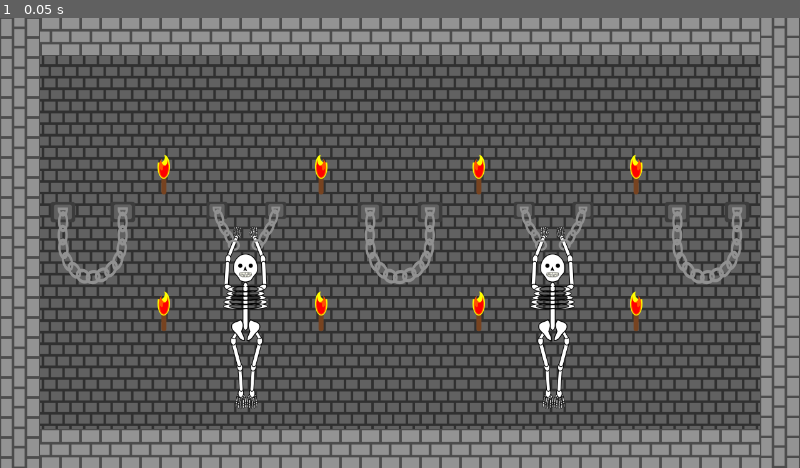
Above: before the commit, frame 1.
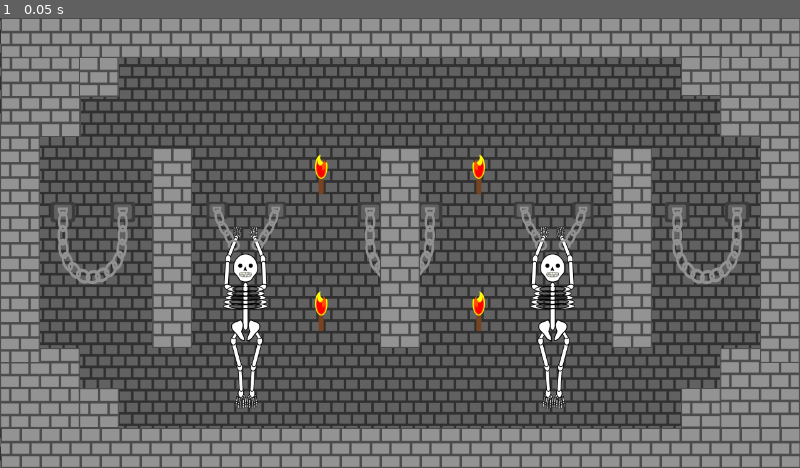
Above: after the commit, the same moment.

Repository: LeonMatthes/SkeleTurn
Game: Godot game, scene res://scenes/Levels/Level3.tscn
Two runs of this game, one before a commit and one after it. Both use one fixed random seed, a clock stepped at 60 frames per second and the inputs below. The project has no main scene, so this scene is started directly.
Inputs:
- Up to frame 1 (0.05 s): no input

The runs differ from the first frame. In frame 1, 17% of the frame differs, in the area x 0-100%, y 0-100%.

Commit message:
changed titlescreen and lv3

Diff:
--- a/scenes/Levels/Level2.tscn
+++ b/scenes/Levels/Level2.tscn
@@ -42,7 +42,7 @@
 [node name="ITSAHUGEWALL" parent="Physical" index="2" instance=ExtResource( 3 )]
 
 position = Vector2( 6.5675, 344.193 )
-_sections_unfolded = [ "Pickable", "Z Index" ]
+_sections_unfolded = [ "Collision", "Pickable", "Z Index" ]
 
 [node name="ITSAHUGEWALL3" parent="Physical" index="3" instance=ExtResource( 2 )]
 
--- a/scenes/Levels/Level3.tscn
+++ b/scenes/Levels/Level3.tscn
@@ -1,9 +1,10 @@
-[gd_scene load_steps=3 format=2]
+[gd_scene load_steps=4 format=2]
 
 [ext_resource path="res://graphics/background.png" type="Texture" id=1]
 [ext_resource path="res://scenes/Levels/Obstacles/Wall.tscn" type="PackedScene" id=2]
+[ext_resource path="res://scenes/Walls/HorizontalWall.tscn" type="PackedScene" id=3]
 
-[node name="Level1" type="Node2D"]
+[node name="Level1" type="Node2D" index="0"]
 
 [node name="Visual" type="Node" parent="." index="0"]
 
@@ -28,20 +29,77 @@
 
 [node name="Top" parent="Physical" index="0" instance=ExtResource( 2 )]
 
-position = Vector2( -0.21228, -2.95059 )
+_sections_unfolded = [ "Collision", "Pickable", "Transform" ]
 
 [node name="Bot" parent="Physical" index="1" instance=ExtResource( 2 )]
 
-position = Vector2( -0.361694, 657.828 )
-
-[node name="Left" parent="Physical" index="2" instance=ExtResource( 2 )]
-
-position = Vector2( 64, -2 )
-rotation = 1.5708
+position = Vector2( 0, 656 )
 _sections_unfolded = [ "Collision", "Pickable", "Transform" ]
 
-[node name="Right" parent="Physical" index="3" instance=ExtResource( 2 )]
+[node name="Wall" parent="Physical" index="2" instance=ExtResource( 3 )]
 
-position = Vector2( 1280, -3 )
-rotation = 1.5708
-_sections_unfolded = [ "Collision", "Pickable", "Transform" ]
+position = Vector2( 32, 560 )
+horizontalBlocks = 2
+verticalBlocks = 2
+
+[node name="Wall4" parent="Physical" index="3" instance=ExtResource( 3 )]
+
+position = Vector2( 1248, 624 )
+rotation = 3.14159
+horizontalBlocks = 2
+verticalBlocks = 2
+
+[node name="Wall2" parent="Physical" index="4" instance=ExtResource( 3 )]
+
+position = Vector2( 96.8789, 158.534 )
+rotation = 3.14159
+horizontalBlocks = 2
+verticalBlocks = 2
+
+[node name="Wall3" parent="Physical" index="5" instance=ExtResource( 3 )]
+
+position = Vector2( 1248, 158 )
+rotation = 3.14159
+horizontalBlocks = 2
+verticalBlocks = 2
+
+[node name="Wall5" parent="Physical" index="6" instance=ExtResource( 3 )]
+
+position = Vector2( 275.77, 240 )
+verticalBlocks = 5
+
+[node name="Wall7" parent="Physical" index="7" instance=ExtResource( 3 )]
+
+position = Vector2( 32, 200.491 )
+verticalBlocks = 6
+
+[node name="Wall8" parent="Physical" index="8" instance=ExtResource( 3 )]
+
+position = Vector2( 1248, 200 )
+verticalBlocks = 6
+
+[node name="Wall6" parent="Physical" index="9" instance=ExtResource( 3 )]
+
+position = Vector2( 1011.43, 240 )
+verticalBlocks = 5
+
+[node name="Wall9" parent="Physical" index="10" instance=ExtResource( 3 )]
+
+position = Vector2( 640, 240 )
+verticalBlocks = 5
+
+[node name="Wall10" parent="Physical" index="11" instance=ExtResource( 3 )]
+
+position = Vector2( 158, 94 )
+
+[node name="Wall12" parent="Physical" index="12" instance=ExtResource( 3 )]
+
+position = Vector2( 1121.54, 93.3604 )
+
+[node name="Wall13" parent="Physical" index="13" instance=ExtResource( 3 )]
+
+position = Vector2( 1121.58, 623.56 )
+
+[node name="Wall11" parent="Physical" index="14" instance=ExtResource( 3 )]
+
+position = Vector2( 158.507, 624.091 )
--- a/scenes/Titlescreen.tscn
+++ b/scenes/Titlescreen.tscn
@@ -1,8 +1,8 @@
 [gd_scene load_steps=5 format=2]
 
-[ext_resource path="res://graphics/gamejam2k18.png" type="Texture" id=1]
+[ext_resource path="res://graphics/title_gamejam2k18.png" type="Texture" id=1]
 [ext_resource path="res://graphics/label_new_game.png" type="Texture" id=2]
-[ext_resource path="res://graphics/version.png" type="Texture" id=3]
+[ext_resource path="res://graphics/title_version.png" type="Texture" id=3]
 [ext_resource path="res://graphics/gameplaypic.png" type="Texture" id=4]
 
 [node name="MainMenu" type="MarginContainer" index="0"]
